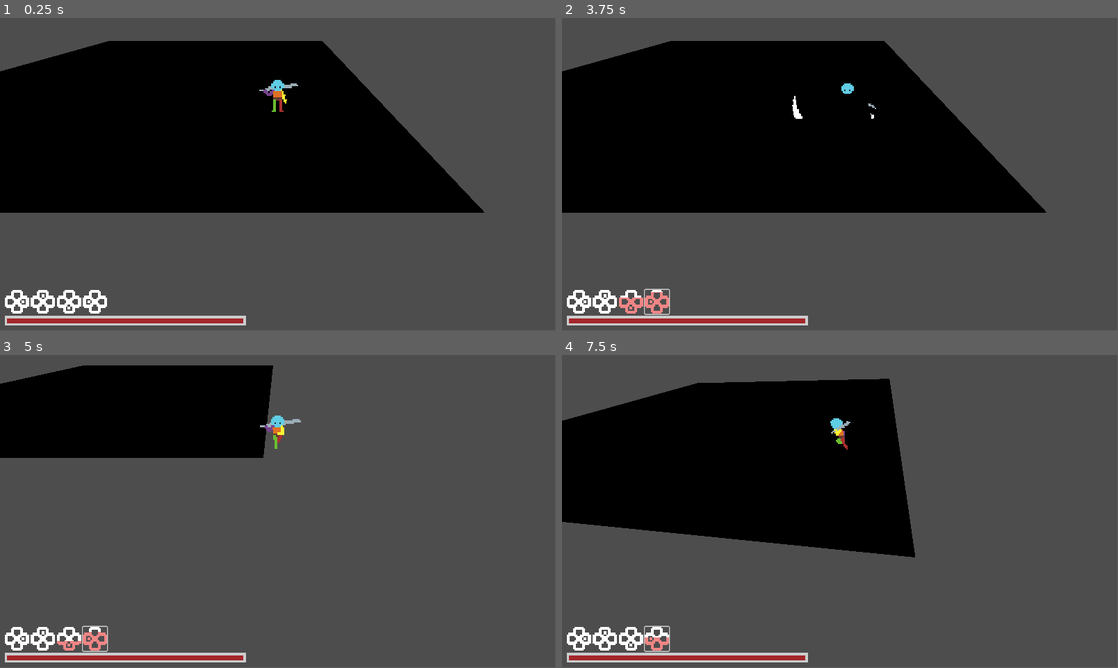
Above: before the commit, frames 1-4 (two rows, left to right).
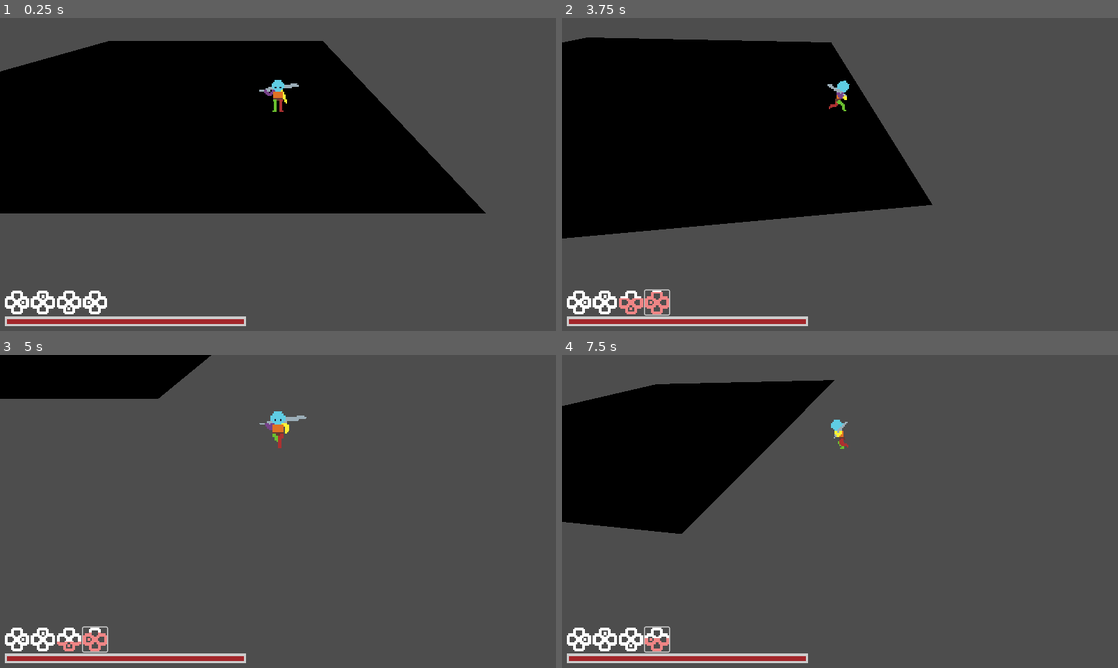
Above: after the commit, the same moments.

Repository: torbenvanassche/necro_ascension
Game: Godot game, scene res://scenes/test.tscn
Same seed, same stepped clock (60 frames per second), same inputs: the game is played once before the commit and once after it.
Inputs (mouse positions are in pixels of both pictures, inside the frame that each line leads up to):
- Up to frame 1 (0.25 s): no input
- Up to frame 2 (3.75 s): click (578, 302) at 0.5 s; click (606, 302) at 1.25 s; click (628, 302) at 2 s; click (656, 302) at 2.75 s; tap Enter at 3.5 s; move the mouse to (962, 158) at 3.52 s; press the mouse at (962, 158) at 3.53 s; hold D (right) from 3.53 s (still down)
- Up to frame 3 (5 s): tap E (interact) at 3.8, 4.35 s; move the mouse to (166, 527) at 4.27 s; release D (right) at 4.28 s; release the mouse at (166, 527) at 4.28 s; hold S (back) from 4.28 s (still down); click (166, 527) at 4.55 s
- Up to frame 4 (7.5 s): move the mouse to (895, 442) at 5.02 s; release S (back) at 5.03 s; press the mouse at (895, 442) at 5.03 s; hold D (right) 5.03-5.78 s; tap E (interact) at 5.3, 5.85, 6.8, 7.35 s; move the mouse to (812, 574) at 5.77 s; release the mouse at (812, 574) at 5.78 s; hold W (forward) 5.78-6.53 s; click (812, 574) at 6.05 s; move the mouse to (1006, 558) at 6.52 s; press the mouse at (1006, 558) at 6.53 s; hold A (left) from 6.53 s (still down); tap Escape (cancel) at 7.15 s; move the mouse to (673, 464) at 7.27 s; release the mouse at (673, 464) at 7.28 s
In our replay, the window is 799x449 before the commit and 800x450 after it. These sizes can differ from the game's own. Grey fills any space a smaller window leaves; there, only what the larger window draws over its background counts as a difference.

The runs differ from the first frame. In frame 1, 0.8% of the frame differs, in the area x 0-88%, y 7-99%; in frame 2, 12%; in frame 3, 13%; in frame 4, 16%, in the area x 0-64%, y 7-99%.
Error in both runs: Invalid call. Nonexistent function 'set_active_scene' in base 'Nil'. (res://scripts/utils/managers/game_manager.gd:32)

Commit message:
added printer element

Diff:
--- a/project.godot
+++ b/project.godot
@@ -19,6 +19,11 @@
 
 Debug="*res://scripts/utils/helpers/debug.gd"
 Settings="*res://scripts/utils/helpers/settings.gd"
+
+[display]
+
+window/stretch/mode="canvas_items"
+window/stretch/aspect="expand"
 
 [input]
 
@@ -82,9 +87,14 @@
 "events": [Object(InputEventKey,"resource_local_to_scene":false,"resource_name":"","device":-1,"window_id":0,"alt_press …(191 unchanged characters)…
 ]
 }
-attack={
+primary_action={
 "deadzone": 0.5,
 "events": [Object(InputEventMouseButton,"resource_local_to_scene":false,"resource_name":"","device":-1,"window_id":0,"a …(253 unchanged characters)…
+]
+}
+secondary_action={
+"deadzone": 0.5,
+"events": [Object(InputEventMouseButton,"resource_local_to_scene":false,"resource_name":"","device":-1,"window_id":0,"alt_pressed":false,"shift_pressed":false,"ctrl_pressed":false,"meta_pressed":false,"button_mask":0,"position":Vector2(0, 0),"global_position":Vector2(0, 0),"factor":1.0,"button_index":2,"canceled":false,"pressed":false,"double_click":false,"script":null)
 ]
 }
 
--- a/scenes/character.tscn
+++ b/scenes/character.tscn
@@ -649,8 +649,6 @@
 
 [node name="character" type="CharacterBody3D" node_paths=PackedStringArray("combat_system", "sprite3D")]
 script = ExtResource("1_0gv8e")
-speed = null
-camera_relative = null
 combat_system = NodePath("attack_area")
 sprite3D = NodePath("CollisionShape3D/sprite3D")
 
--- a/scenes/test.tscn
+++ b/scenes/test.tscn
@@ -49,6 +49,7 @@
 [node name="character" parent="Level" instance=ExtResource("2_sf220")]
 transform = Transform3D(0.25, 0, 0, 0, 0.25, 0, 0, 0, 0.25, 1.8713, -0.00344813, -0.117502)
 speed = 2.0
+camera_relative = false
 
 [node name="Camera3D" type="Camera3D" parent="Level" node_paths=PackedStringArray("target")]
 transform = Transform3D(1, 0, 0, 0, 0.965926, 0.258819, 0, -0.258819, 0.965926, 1.8713, 0.496552, 0.882498)
--- a/scripts/character_controller.gd
+++ b/scripts/character_controller.gd
@@ -37,11 +37,8 @@
 	animation_controller = AnimationMachine.new(sprite3D, animations)
 	animation_controller.one_shot_ended.connect(func(): do_processing = true)
 
-func _physics_process(delta):
+func _physics_process(_delta):
 	player_state = "idle"
-	if Input.is_action_just_pressed(("interact")):
-		interact();
-
 	if do_processing:
 		var input_dir = Input.get_vector("left", "right", "back", "forward").normalized()
 		if camera_relative:
@@ -68,10 +65,13 @@
 	animation_controller.animation_state = "%s_%s" % [player_state, heading];
 
 func _unhandled_input(event: InputEvent) -> void:
-	if Input.is_action_just_pressed("attack") && not combat_system.attacking:
+	if event.is_action_pressed("attack") && not combat_system.attacking:
 		animation_controller.one_shot_ended.connect(func(): combat_system.attacking = false, CONNECT_ONE_SHOT);
 		combat_system.attack(heading);
 		play_one_shot("attack");
+
+	if event.is_action_pressed("interact"):
+		interact();
 
 func play_one_shot(anim_name: String):
 	animation_controller.one_shot("%s_%s" % [anim_name, heading])
--- /dev/null
+++ b/scripts/utils/helpers/printer.gd
@@ -0,0 +1,34 @@
+class_name Printer
+extends Label
+
+var print_tween: Tween
+var _is_printing = false
+
+@export var print_delay: float = 0.5
+@onready var finished_indicator: TextureRect = $Sprite2D;
+
+func _ready():
+	visible = false;
+
+func print(txt: String):
+	_is_printing = true
+	visible = true;
+	self.visible_characters = 0
+	self.text = txt;
+
+	print_tween = create_tween()
+	print_tween.tween_property(self, "visible_characters", txt.length(), print_delay * txt.length())
+	print_tween.finished.connect(_on_tween_complete)
+
+func _input(_event):
+	if Input.is_action_just_pressed("primary_click"):
+		if _is_printing:
+			print_tween.stop();
+			visible_ratio = 1;
+			print_tween.finished.emit()
+		else:
+			visible = false;
+
+func _on_tween_complete():
+	finished_indicator.visible = true;
+	_is_printing = false
